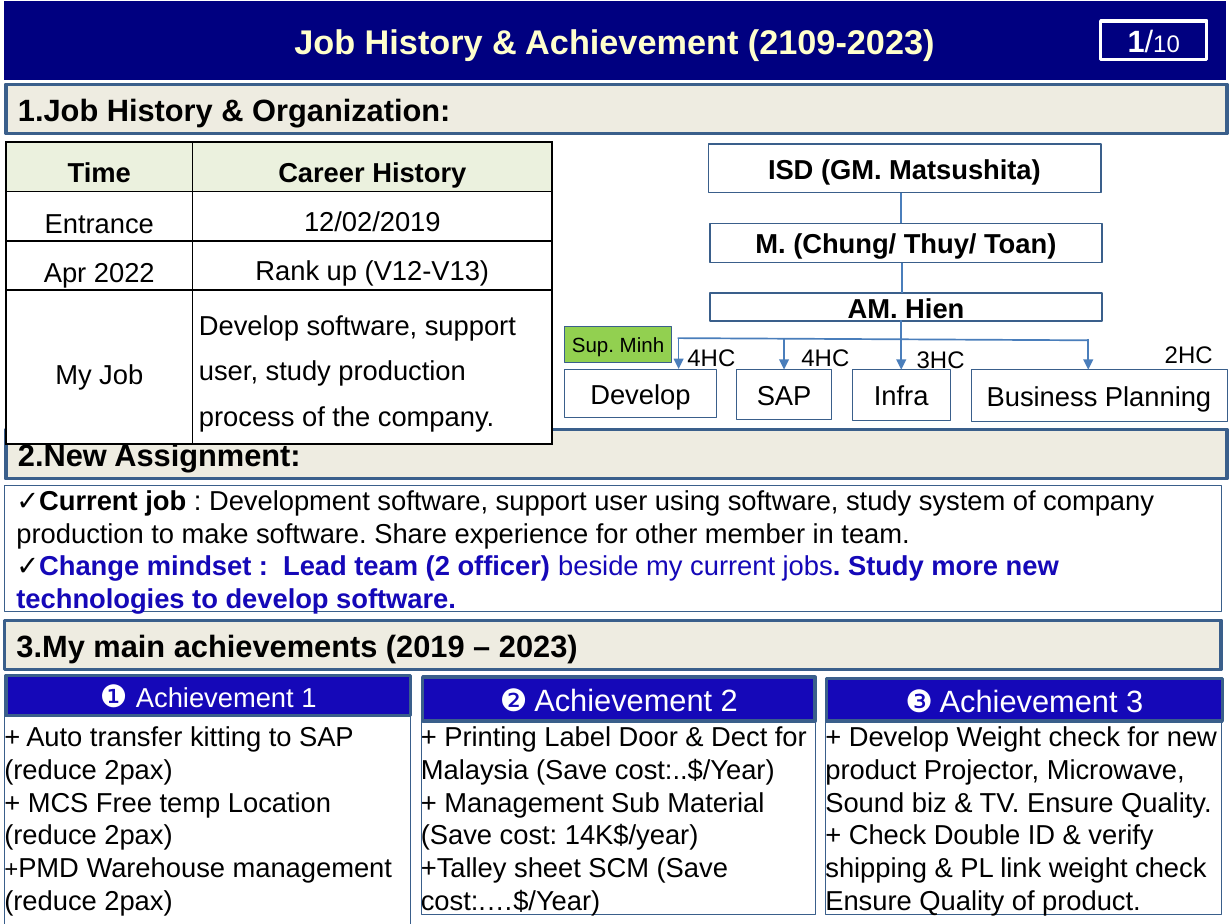
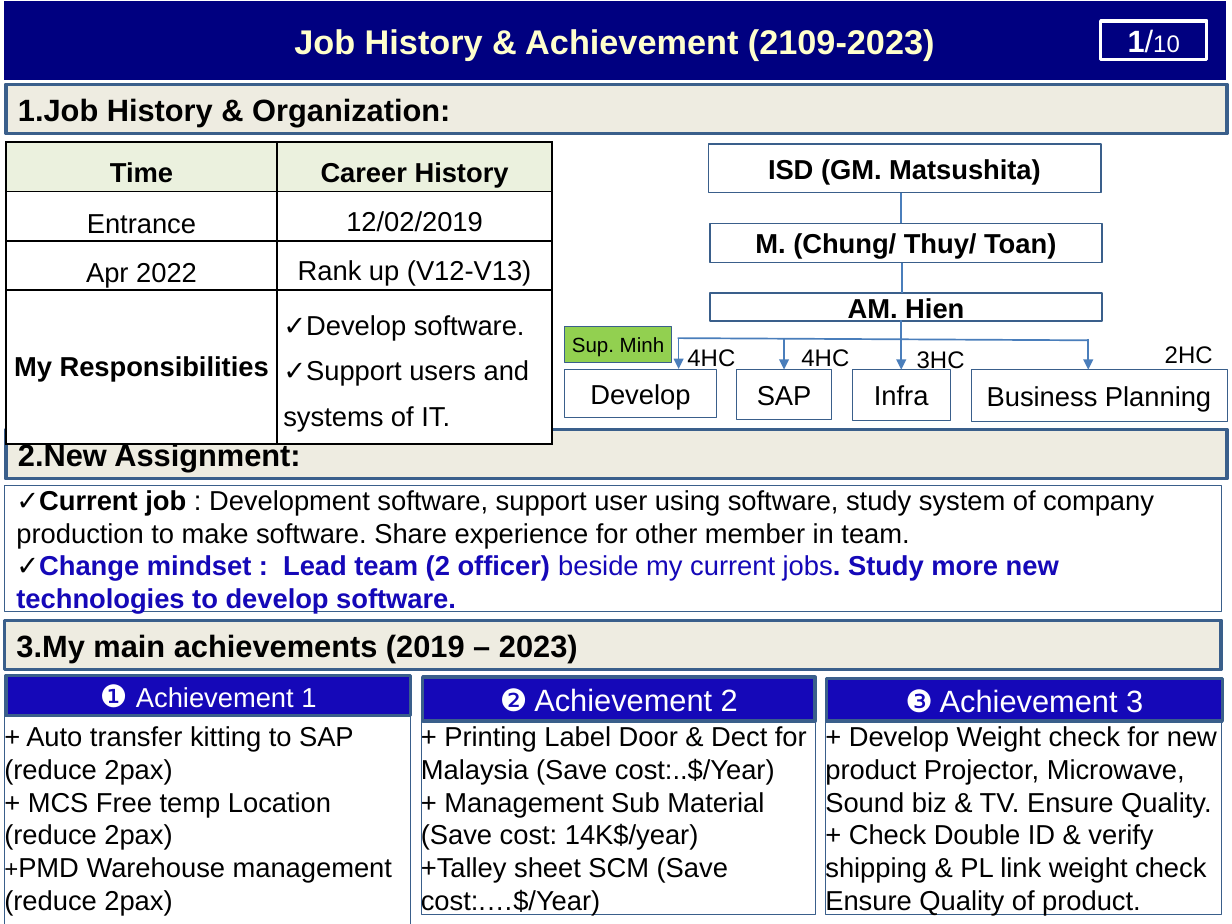
Before and after one commit to thietbicongnghevietnam/ReportPSNV, a slide deck: slide 2 of Report_test.pptx. Drawn at 1232x924 pixels with LibreOffice and Linux fonts; fonts in the diff are those of the drawing. Boxes give left, top, right and bottom in pixels: in the first picture for what was removed or moved away, otherwise in the second. Text is boxed around its words. In the diff, an @@ line names an element or a change of style, - is before the commit and + after.

```diff
--- a/Report_test.pptx
+++ b/Report_test.pptx
@@ table at (6, 142, 552, 436) @@
-row 4, column 1: My Job
+row 4, column 1: My Responsibilities
-row 4, column 2: Develop software, support user, study production process of the company.
+row 4, column 2: ✓Develop software. / ✓Support users and systems of IT.
```
Also in this commit, not shown: 3 other slides changed.
